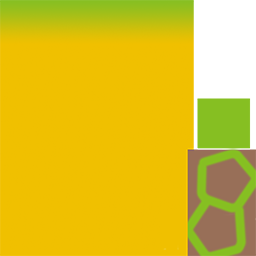
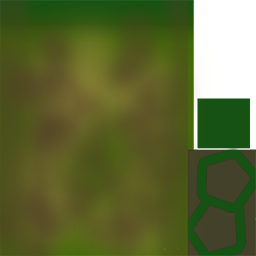
Layers edited between the first and the second 256px x 256px image:
added layer "Layer 2" above "Layer 1" over [0, 0, 256, 256]
hid "Layer 1" over [0, 0, 256, 256]
